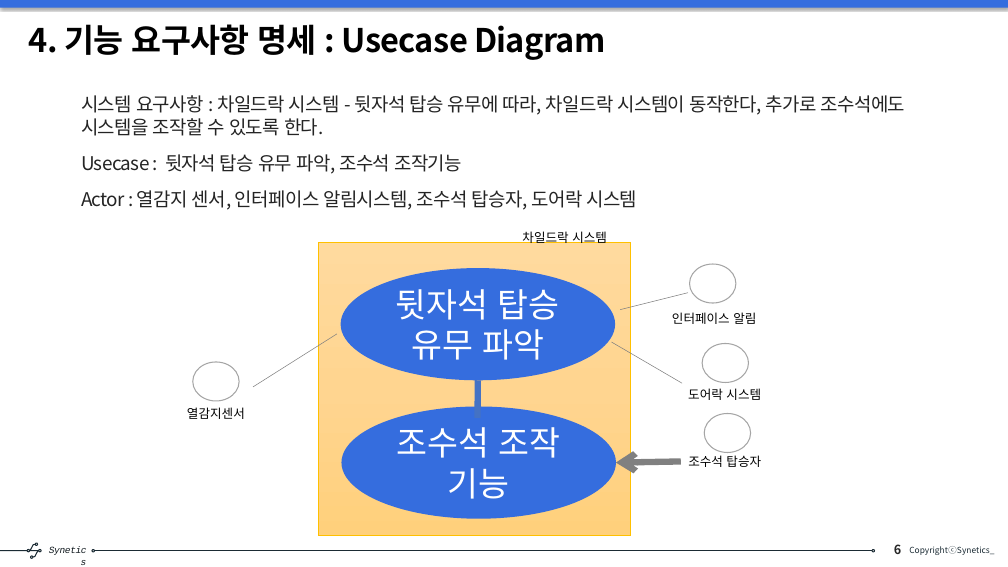
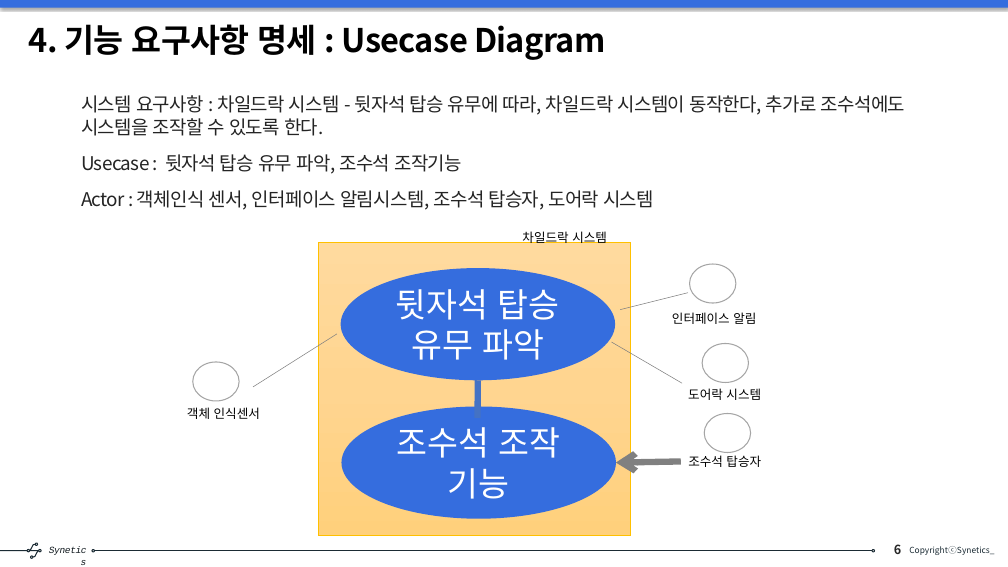
Before and after one commit to s-eunbi-kim/SeSSAC_202501, a slide deck: slide 6 of 01_요구사항 실습/4조_SW 요구사항 분석 및 설계_실습.pptx. Drawn at 1008x567 pixels with LibreOffice and Linux fonts; fonts in the diff are those of the drawing. Boxes give left, top, right and bottom in pixels: in the first picture for what was removed or moved away, otherwise in the second. Text is boxed around its words. In the diff, an @@ line names an element or a change of style, - is before the commit and + after.

```diff
--- a/01_요구사항 실습/4조_SW 요구사항 분석 및 설계_실습.pptx
+++ b/01_요구사항 실습/4조_SW 요구사항 분석 및 설계_실습.pptx
@@ text at [81, 190, 654, 210]: text changed @@
-• Actor : 열감지 센서, 인터페이스 알림시스템, 조수석 탑승자, 도어락 시스템
+• Actor : 객체인식 센서, 인터페이스 알림시스템, 조수석 탑승자, 도어락 시스템
@@ text at [187, 407, 260, 419]: text changed @@
-열감지센서
+객체 인식센서
```
Also in this commit, not shown: 1 other slide changed.
